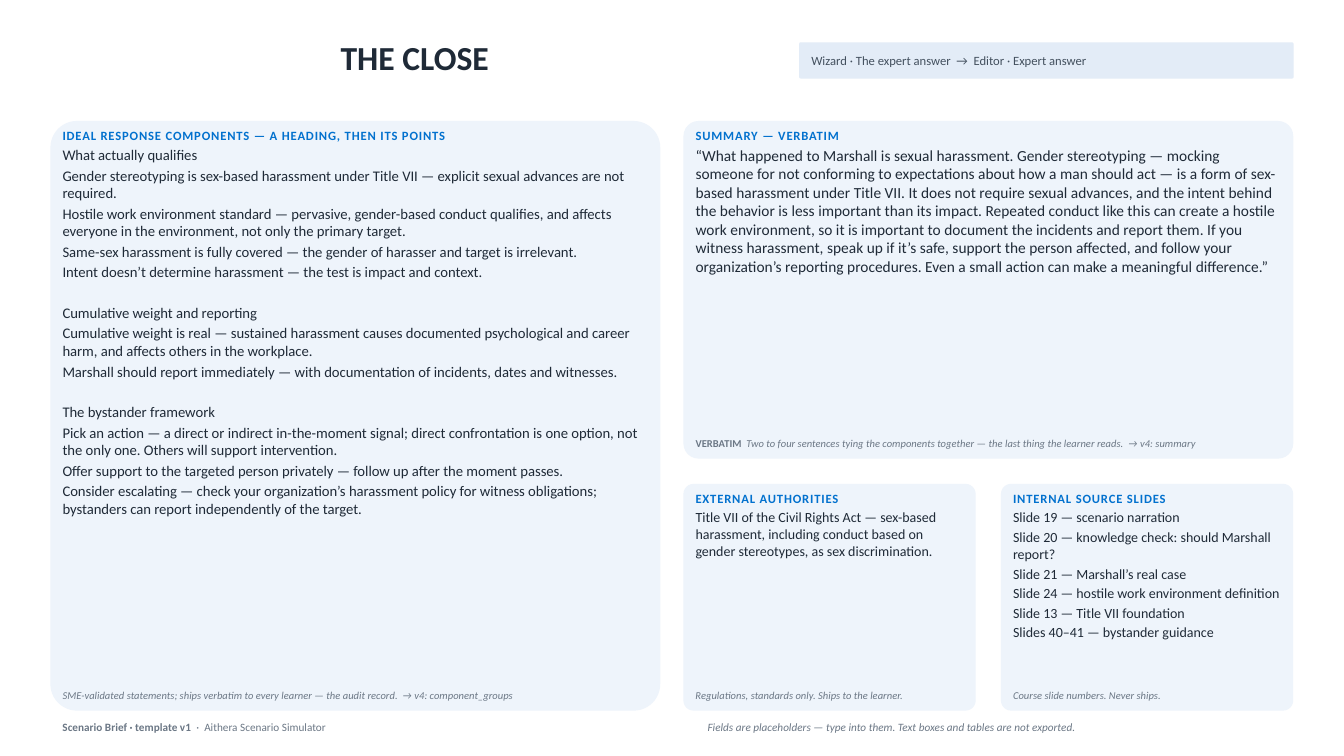
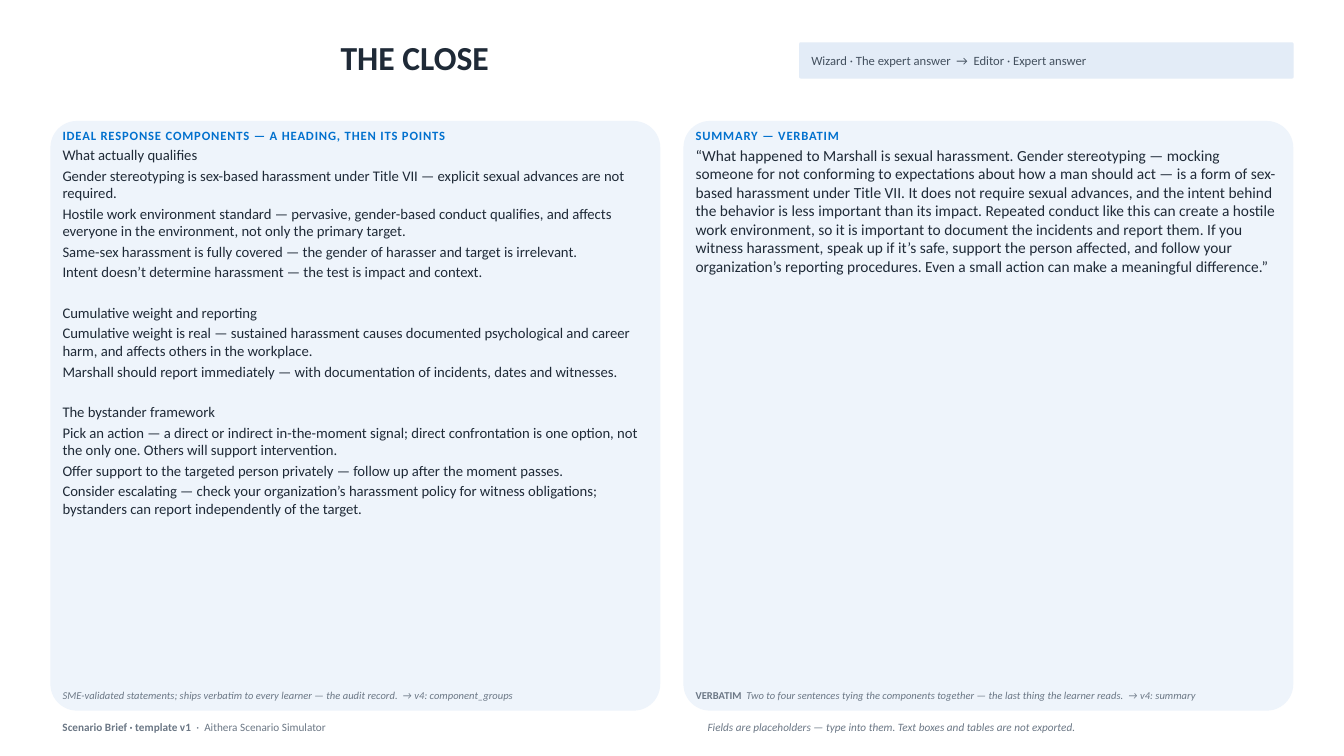
Before and after one commit to chris-alvarez-ctr-vectorsolutions/aithera, a slide deck: slide 10 of products/aithera/scenario-simulator/docs/templates/scenario-brief-example-marshall.pptx. Drawn at 1344x756 pixels with LibreOffice and Linux fonts; fonts in the diff are those of the drawing. Boxes give left, top, right and bottom in pixels: in the first picture for what was removed or moved away, otherwise in the second. Text is boxed around its words. In the diff, an @@ line names an element or a change of style, - is before the commit and + after.

```diff
--- a/products/aithera/scenario-simulator/docs/templates/scenario-brief-example-marshall.pptx
+++ b/products/aithera/scenario-simulator/docs/templates/scenario-brief-example-marshall.pptx
@@ rounded rectangle: place and size @@
-rounded rectangle at [684, 121, 1294, 459]
+rounded rectangle at [684, 121, 1294, 711]
@@ rounded rectangle removed at [684, 484, 976, 711] @@
@@ text removed at [696, 494, 936, 559] @@
-EXTERNAL AUTHORITIES
-Title VII of the Civil Rights Act — sex-based harassment, including conduct based on gender stereotypes, as sex discrimination.
@@ rounded rectangle removed at [1001, 484, 1294, 711] @@
@@ text removed at [1013, 494, 1280, 640] @@
-INTERNAL SOURCE SLIDES
-Slide 19 — scenario narration
-Slide 20 — knowledge check: should Marshall report?
-Slide 21 — Marshall’s real case
-Slide 24 — hostile work environment definition
-Slide 13 — Title VII foundation
-Slides 40–41 — bystander guidance
@@ text "VERBATIM Two to four sentences ...": place and size @@
-text "VERBATIM Two to four sentences ..." at [696, 440, 1195, 449]
+text "VERBATIM Two to four sentences ..." at [696, 692, 1195, 701]
@@ text removed at [695, 692, 902, 701] @@
-Regulations, standards only. Ships to the learner.
@@ text removed at [1013, 692, 1161, 701] @@
-Course slide numbers. Never ships.
```
Also in this commit, not shown: 8 other slides changed, 19 other files.
